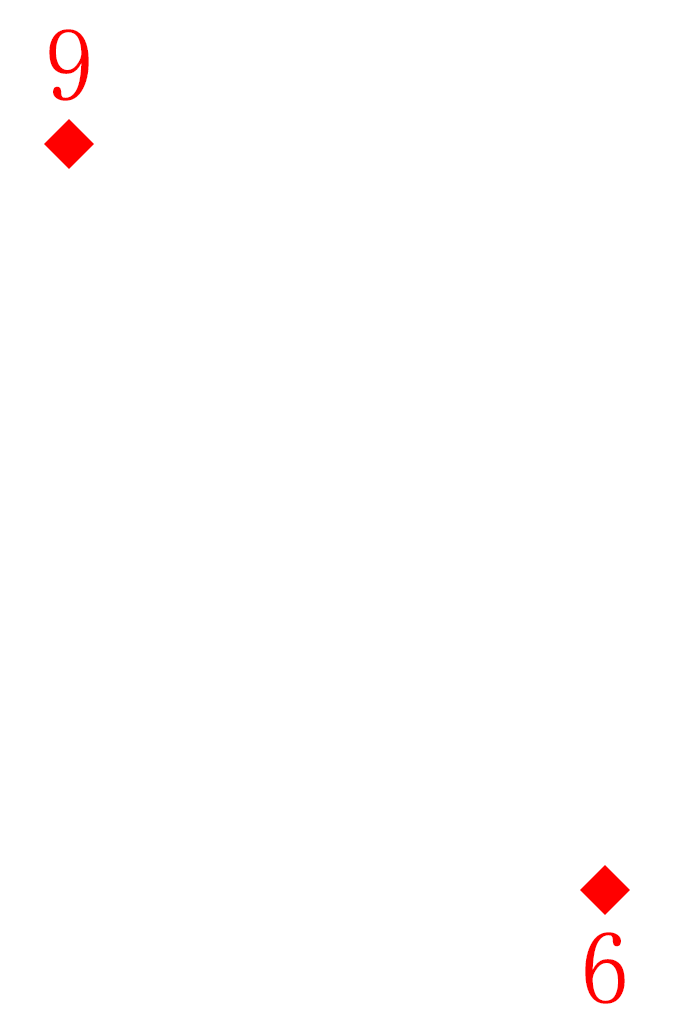
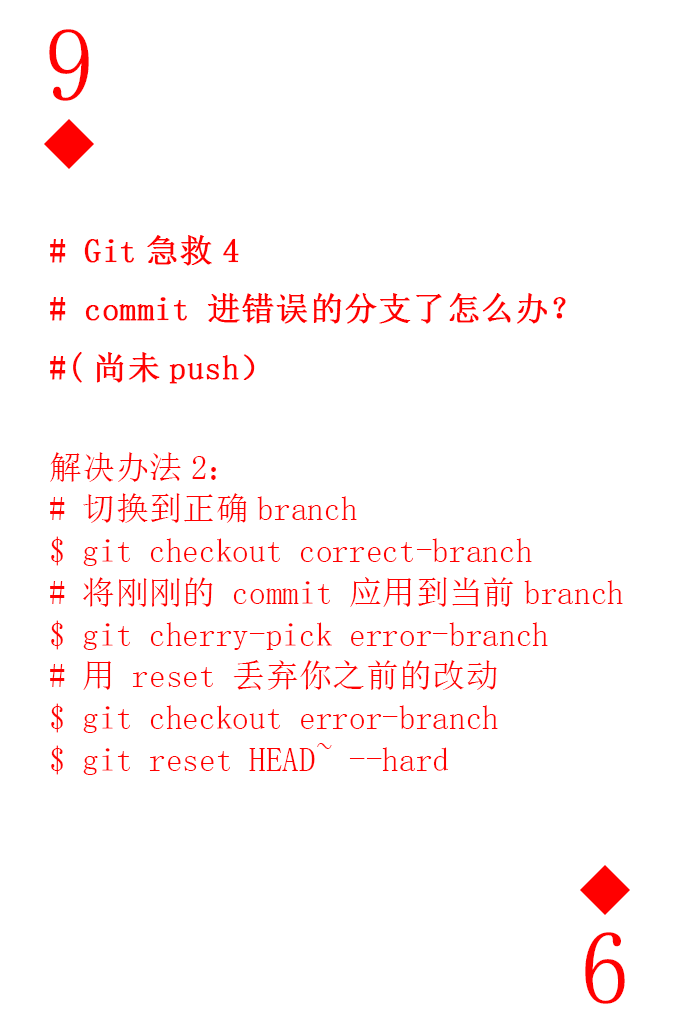
Layer changes from the first 673x1028 image to the second:
added group "command" with 1 layers above "num and pic up" over <box>50,235,623,775</box>
added layer "# Git急救4 # commit 进错误的分支了怎么办？ #(尚未push） 解决办法2： # 切换到正确branch $" in group "command" over <box>50,235,623,775</box>
